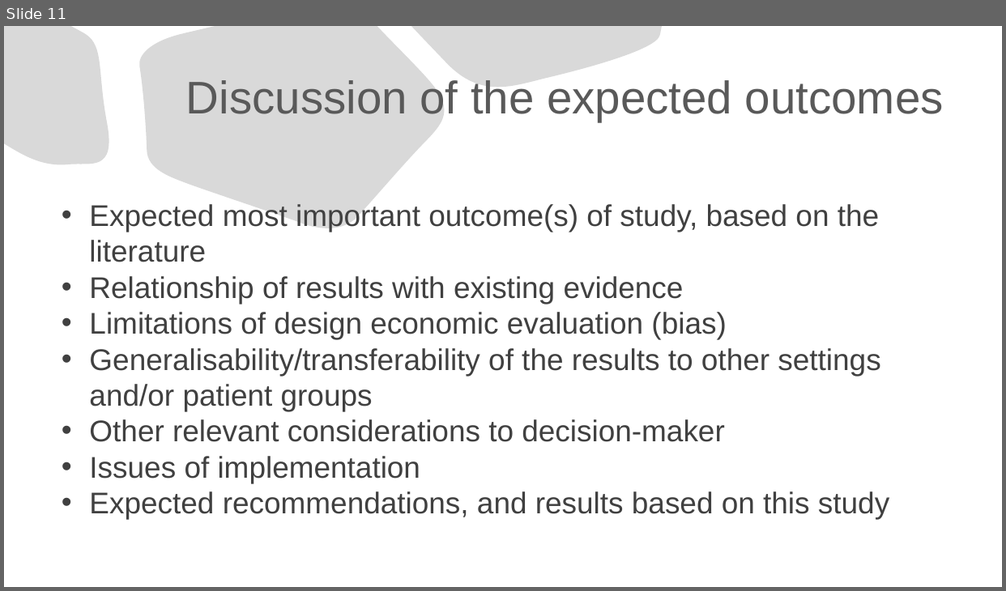
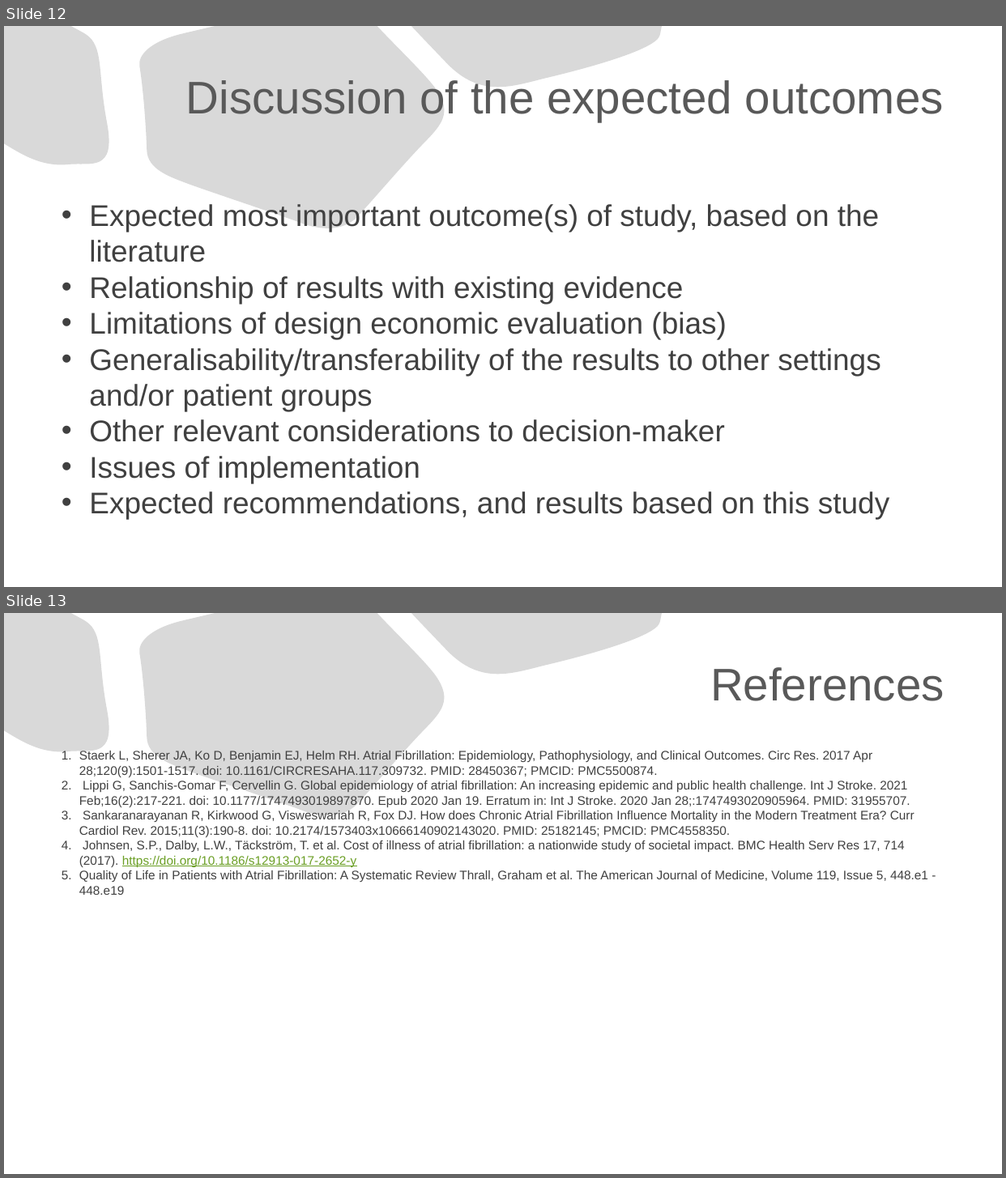
Before and after one commit to kostadinoff/SMU_seminar_in_economic-_evaluation_in_Healthcare, a slide deck: group_assigment/group_assigment.pptx. Shown one above the other, each under a label of ours: slide 11 before the commit, slides 12 and 13 after it. The pictures are 1006x591 and 1006x1178 pixels, drawn with LibreOffice and Linux fonts; fonts in the diff are those of the drawing. Boxes give left, top, right and bottom in pixels: in the first picture for what was removed or moved away, otherwise in the second. Text is boxed around its words. In the diff, an @@ line names an element or a change of style, - is before the commit and + after.

```diff
--- a/group_assigment/group_assigment.pptx
+++ b/group_assigment/group_assigment.pptx
@@ slide 13 added at (x1=4, y1=613, x2=1002, y2=1174), background #FFFFFF; not listed: 3 template elements that a slide beside it also shows @@
@@ title added at (x1=710, y1=667, x2=944, y2=701), 44 pt, text #595959 @@
+References
@@ text added at (x1=79, y1=750, x2=928, y2=895), 12 pt, text #404040 @@
+1. Staerk L, Sherer JA, Ko D, Benjamin EJ, Helm RH. Atrial Fibrillation: Epidemiology, Pathophysiology, and Clinical Outcomes. Circ Res. 2017 Apr 28;120(9):1501-1517. doi: 10.1161/CIRCRESAHA.117.309732. PMID: 28450367; PMCID: PMC5500874.
+2. Lippi G, Sanchis-Gomar F, Cervellin G. Global epidemiology of atrial fibrillation: An increasing epidemic and public health challenge. Int J Stroke. 2021 Feb;16(2):217-221. doi: 10.1177/1747493019897870. Epub 2020 Jan 19. Erratum in: Int J Stroke. 2020 Jan 28;:1747493020905964. PMID: 31955707.
+3. Sankaranarayanan R, Kirkwood G, Visweswariah R, Fox DJ. How does Chronic Atrial Fibrillation Influence Mortality in the Modern Treatment Era? Curr Cardiol Rev. 2015;11(3):190-8. doi: 10.2174/1573403x10666140902143020. PMID: 25182145; PMCID: PMC4558350.
+4. Johnsen, S.P., Dalby, L.W., Täckström, T. et al. Cost of illness of atrial fibrillation: a nationwide study of societal impact. BMC Health Serv Res 17, 714 (2017). https://doi.org/10.1186/s12913-017-2652-y
+5. Quality of Life in Patients with Atrial Fibrillation: A Systematic Review Thrall, Graham et al. The American Journal of Medicine, Volume 119, Issue 5, 448.e1 - 448.e19
@@ what was slide 11 is now slide 12 @@
```
Also in this commit, not shown: 2 slides changed, 3 other slides added, 2 slides removed, 9 other files.
